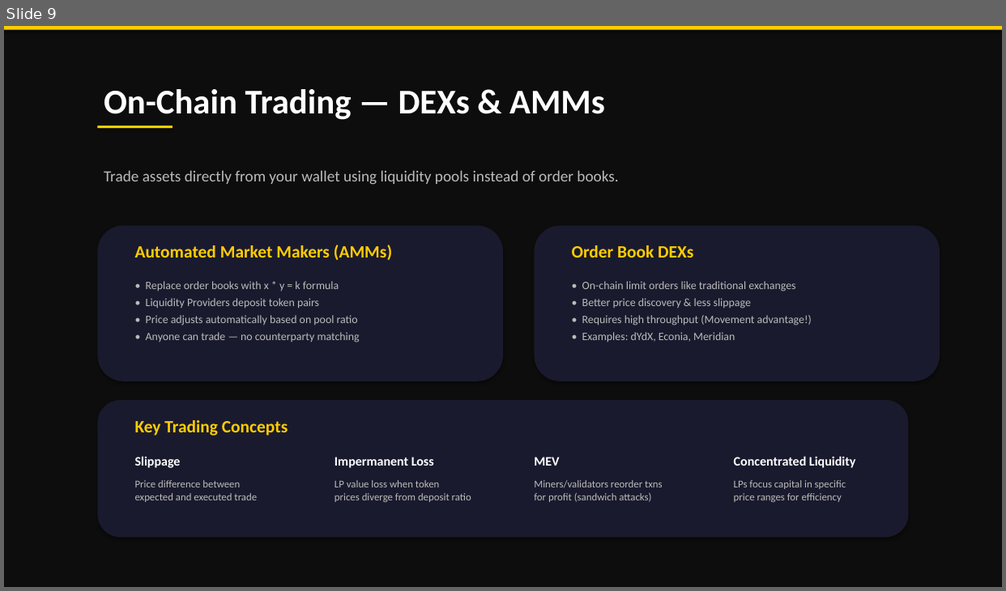
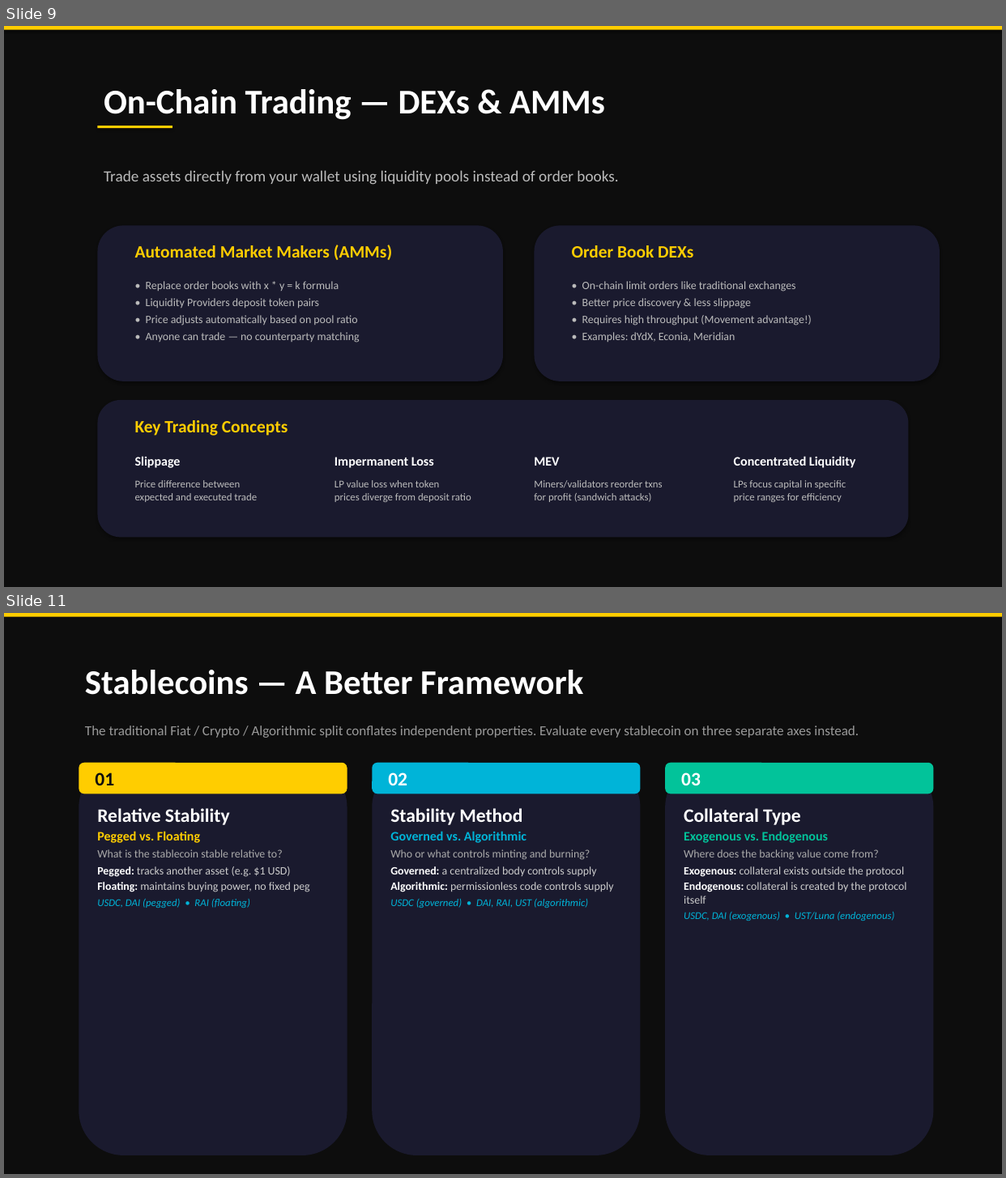
Before and after one commit to ulas96/movement-stabletoken, a slide deck: docs/presentations/SmartContracts_DeFi_Movement.pptx. Shown one above the other, each under a label of ours: slide 9 before the commit, slides 9 and 11 after it; the slides between them are not shown. The pictures are 1006x591 and 1006x1178 pixels, drawn with LibreOffice and Linux fonts; fonts in the diff are those of the drawing. Boxes give left, top, right and bottom in pixels: in the first picture for what was removed or moved away, otherwise in the second. Text is boxed around its words. In the diff, an @@ line names an element or a change of style, - is before the commit and + after.

Commit message:
defi presentation update
stabletokens categorized and detailed

```diff
--- a/docs/presentations/SmartContracts_DeFi_Movement.pptx
+++ b/docs/presentations/SmartContracts_DeFi_Movement.pptx
@@ slide 11 added at bbox=[4, 613, 1002, 1174], background #0D0D0D @@
@@ rectangle added at bbox=[4, 613, 1002, 617], fill #FFCD00 @@
@@ text added at bbox=[85, 670, 583, 695], 40 pt, text #FFFFFF, bold @@
+Stablecoins — A Better Framework
@@ text added at bbox=[85, 726, 859, 738], 16 pt, text #999999 @@
+The traditional Fiat / Crypto / Algorithmic split conflates independent properties. Evaluate every stablecoin on three separate axes instead.
@@ rounded rectangle added at bbox=[79, 763, 347, 1156], fill #1A1A2E @@
@@ rounded rectangle added at bbox=[79, 763, 347, 794], fill #FFCD00, 22 pt, text #0D0D0D, bold @@
+01
@@ rounded rectangle added at bbox=[372, 763, 640, 1156], fill #1A1A2E @@
@@ rounded rectangle added at bbox=[372, 763, 640, 794], fill #00B4D8, 22 pt, text #FFFFFF, bold @@
+02
@@ rounded rectangle added at bbox=[665, 763, 933, 1156], fill #1A1A2E @@
@@ rounded rectangle added at bbox=[665, 763, 933, 794], fill #02C39A, 22 pt, text #FFFFFF, bold @@
+03
@@ text added at bbox=[97, 808, 310, 908], 13 pt, text #CCCCCC @@
+Relative Stability
+Pegged vs. Floating
+What is the stablecoin stable relative to?
+Pegged: tracks another asset (e.g. $1 USD)
+Floating: maintains buying power, no fixed peg
+USDC, DAI (pegged) • RAI (floating)
@@ text added at bbox=[390, 808, 614, 908], 13 pt, text #CCCCCC @@
+Stability Method
+Governed vs. Algorithmic
+Who or what controls minting and burning?
+Governed: a centralized body controls supply
+Algorithmic: permissionless code controls supply
+USDC (governed) • DAI, RAI, UST (algorithmic)
@@ text added at bbox=[684, 808, 906, 921], 13 pt, text #CCCCCC @@
+Collateral Type
+Exogenous vs. Endogenous
+Where does the backing value come from?
+Exogenous: collateral exists outside the protocol
+Endogenous: collateral is created by the protocol itself
+USDC, DAI (exogenous) • UST/Luna (endogenous)
```
Also in this commit, not shown: 3 slides changed, 3 other slides added, 1 slide removed.
